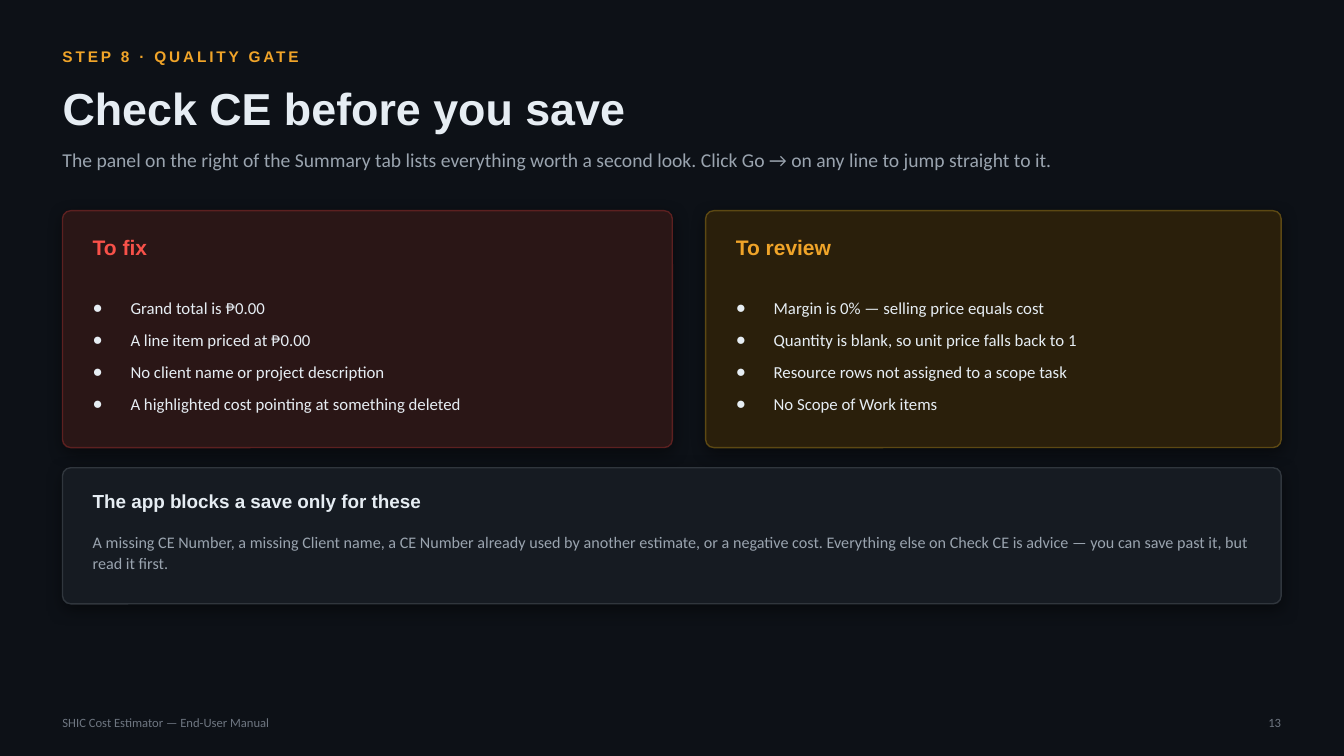
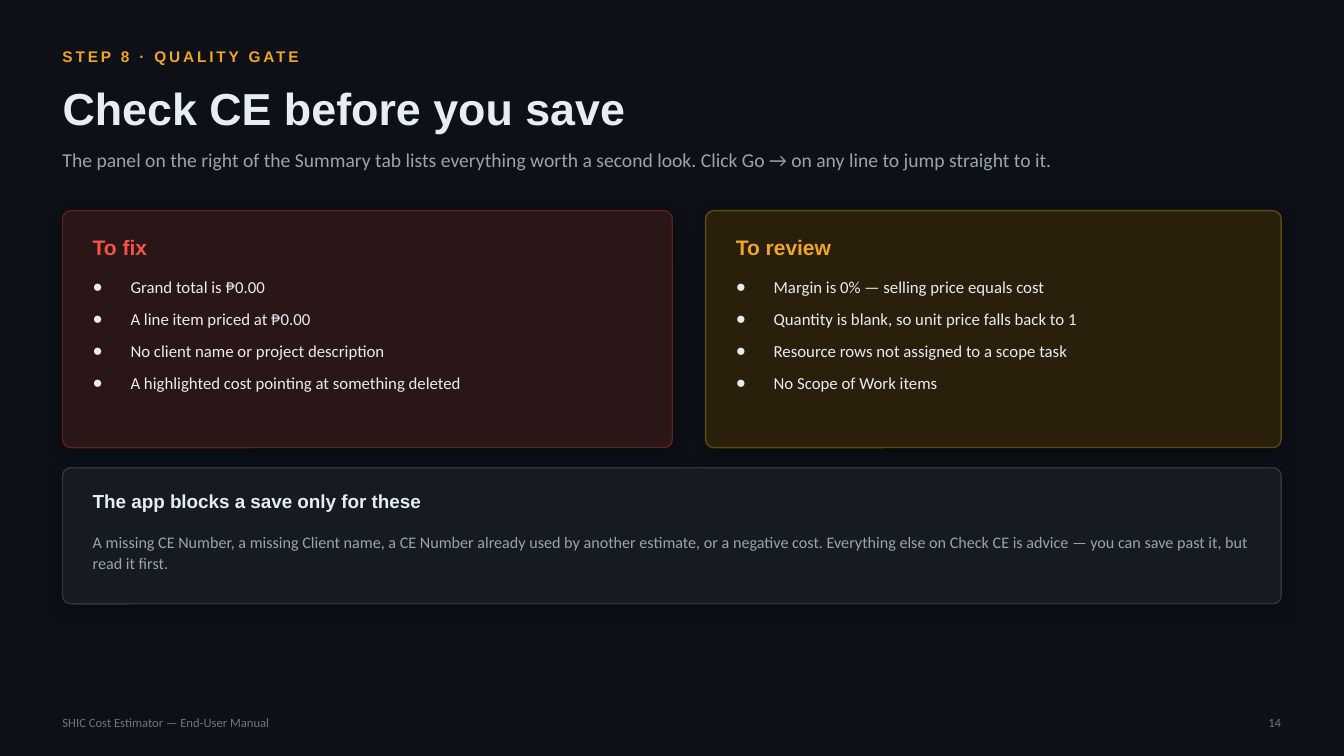
Before and after one commit to SYNERCORE/CostEstimation, a slide deck: slide 14 of docs/SHIC-Cost-Estimator-User-Manual.pptx (slide 13 before the commit). Drawn at 1344x756 pixels with LibreOffice and Linux fonts; fonts in the diff are those of the drawing. Boxes give left, top, right and bottom in pixels: in the first picture for what was removed or moved away, otherwise in the second. Text is boxed around its words. In the diff, an @@ line names an element or a change of style, - is before the commit and + after.

```diff
--- a/docs/SHIC-Cost-Estimator-User-Manual.pptx
+++ b/docs/SHIC-Cost-Estimator-User-Manual.pptx
@@ text "Grand total is ₱0.00" at [131, 281, 461, 392]: vertical alignment middle to top @@
@@ text "Margin is 0% — selling ..." at [774, 281, 1076, 392]: vertical alignment middle to top @@
@@ text at [1268, 719, 1281, 727]: text changed @@
-13
+14
```
Also in this commit, not shown: 14 other slides changed, 1 slide added.
